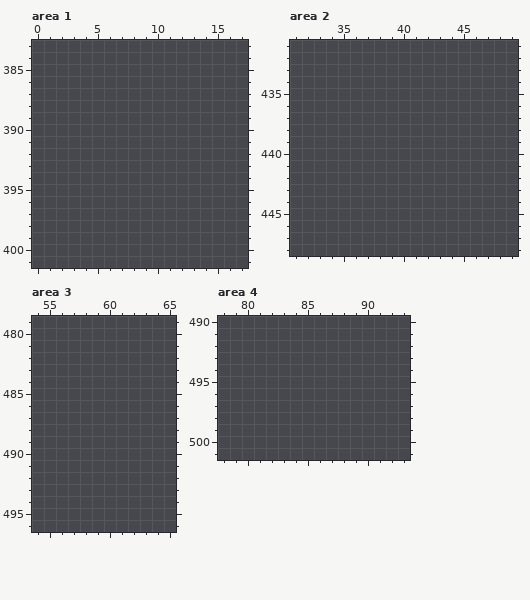
Pixel-art file: assets/cirno-(unfinished).aseprite. Above is the file before it was changed.
512x512 pixels, 1 frame. Colours within 5 levels of each other are drawn and written as one. Shown: area 1: x 0..17, y 383..401; area 2: x 31..49, y 431..448; area 3: x 54..65, y 479..496; area 4: x 78..93, y 490..501. The commit also changed other parts of the picture, which this record leaves out.
Once edited:
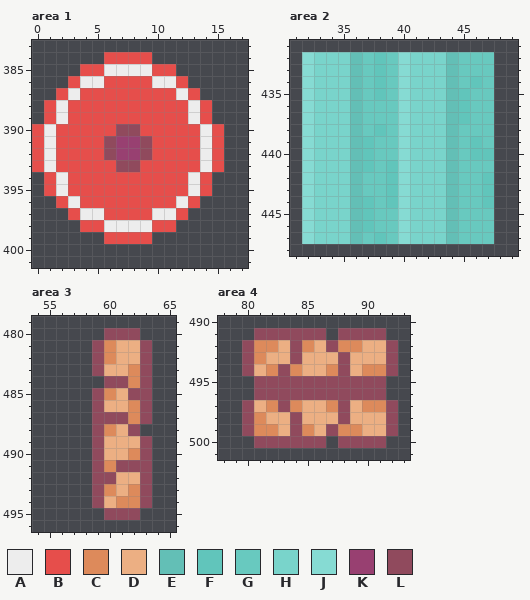
Palette (. is transparent): A #ededed  B #e64e4b  C #dd8a5b  D #ecaf83  E #63bfb6  F #61c5bb  G #68c9bf  H #79d4cb  J #86dbd3  K #984071  L #904a5d
Edits made:
--- area 1
@@ x 0..17 @@
 383 ..................
-384 ..................
-385 ..................
-386 ..................
-387 ..................
-388 ..................
-389 ..................
-390 ..................
-391 ..................
-392 ..................
-393 ..................
-394 ..................
-395 ..................
-396 ..................
-397 ..................
-398 ..................
-399 ..................
+384 ......BBBB........
+385 ....BBAAAABB......
+386 ...BAABBBBAAB.....
+387 ..BABBBBBBBBAB....
+388 .BABBBBBBBBBBAB...
+389 .BABBBBBBBBBBAB...
+390 BABBBBBLLBBBBBAB..
+391 BABBBBLKKLBBBBAB..
+392 BABBBBLKKLBBBBAB..
+393 BABBBBBLLBBBBBAB..
+394 .BABBBBBBBBBBAB...
+395 .BABBBBBBBBBBAB...
+396 ..BABBBBBBBBAB....
+397 ...BAABBBBAAB.....
+398 ....BBAAAABB......
+399 ......BBBB........
 400 ..................
--- area 2
@@ x 31..49 @@
 431 ...................
-432 ...................
-433 ...................
-434 ...................
-435 ...................
-436 ...................
-437 ...................
-438 ...................
-439 ...................
-440 ...................
-441 ...................
-442 ...................
-443 ...................
-444 ...................
-445 ...................
-446 ...................
-447 ...................
+432 .JHHHEGFGJHHHEGGG..
+433 .JHHHEGFGJHHHEGGG..
+434 .JHHHEGFGJHHHEGFG..
+435 .JHHHEGFGJHHHEFGG..
+436 .JHHHEGGGJHHHEFGG..
+437 .JHHHEGGGJHHHEFGG..
+438 .JHHHEGFGJHHHEGGG..
+439 .JHHHEFGGJHHHEGFG..
+440 .JHHHEFGGJHHHEGFF..
+441 .JHHHEFGFJHHHEGGG..
+442 .JHHHEGGFJHHHEGGF..
+443 .JHHHEGGFJHHHEGGF..
+444 .JHHHEFGFJHHHEGGF..
+445 .JHHHEFGGJHHHEGGG..
+446 .JHHHEFGGJHHHEGGG..
+447 .JHHHEGFGJHHHEGGG..
 448 ...................
--- area 3
@@ x 54..65 @@
 479 ............
-480 ............
-481 ............
-482 ............
-483 ............
-484 ............
-485 ............
-486 ............
-487 ............
-488 ............
-489 ............
-490 ............
-491 ............
-492 ............
-493 ............
-494 ............
-495 ............
+480 ......LLL...
+481 .....LCDDL..
+482 .....LCDDL..
+483 .....LDDCL..
+484 ......LLCL..
+485 .....LCDLL..
+486 .....LDDCL..
+487 .....LLLCL..
+488 .....LCDL...
+489 .....LDDDL..
+490 .....LDDCL..
+491 .....LCLLL..
+492 .....LLDDL..
+493 .....LCDCL..
+494 .....LDCCL..
+495 ......LLL...
 496 ............
--- area 4
@@ x 78..93 @@
 490 ................
-491 ................
-492 ................
-493 ................
-494 ................
-495 ................
-496 ................
-497 ................
-498 ................
-499 ................
-500 ................
+491 ...LLLLLL.LLLL..
+492 ..LCCDLCDLCCDDL.
+493 ..LCDDLDDDLDDDL.
+494 ..LDCLCDDCLDCCL.
+495 ...LLLLLLLLLLL..
+496 ...LLLLLLLLLLL..
+497 ..LDCLCDDCLDCCL.
+498 ..LCDDLDDDLDDDL.
+499 ..LCCDLCDLCCDDL.
+500 ...LLLLLL.LLLL..
 501 ................
